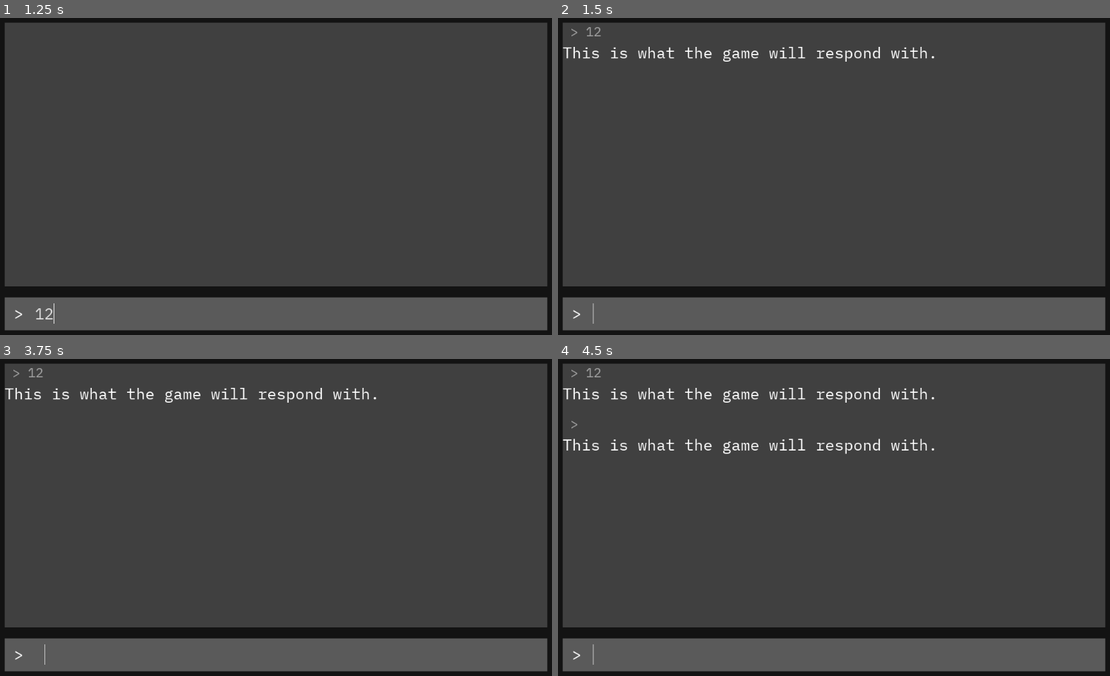
Above: before the commit, frames 1-4 (two rows, left to right).
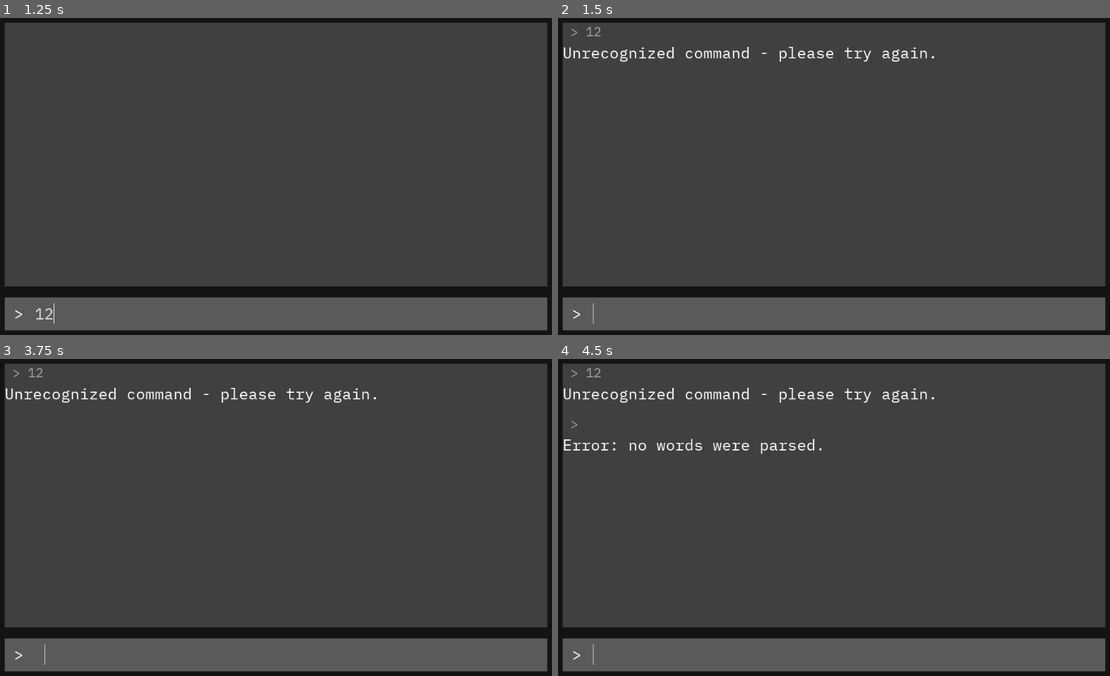
Above: after the commit, the same moments.

Repository: jgrimes10/text-adventure-tutorial
Game: Godot game, scene res://Game.tscn
Same seed, same stepped clock (60 frames per second), same inputs: the game is played once before the commit and once after it.
Inputs (mouse positions are in pixels of both pictures, inside the frame that each line leads up to):
- Up to frame 1 (1.25 s): click (292, 312) at 0.52 s; type "12" at 0.6 s
- Up to frame 2 (1.5 s): tap Enter at 1.25 s
- Up to frame 3 (3.75 s): tap Space at 3.5 s
- Up to frame 4 (4.5 s): tap Enter at 4.25 s

Frame 1 is identical in both runs. In frame 2, 0.9% of the frame differs, in the area x 0-66%, y 9-14%; in frame 3, 0.9%; in frame 4, 1.8%, in the area x 0-69%, y 9-30%.

Commit message:
Add the CommandProcessor to parse text. Add the ability to type in the Go and Help command.

Diff:
--- /dev/null
+++ b/CommandProcessor.gd
@@ -0,0 +1,35 @@
+extends Node
+
+
+func process_command(input: String) -> String:
+	# Split up the input into separate words
+	var words = input.split(" ", false, 0)
+	# If there are no words:
+	if words.size() == 0:
+		return "Error: no words were parsed."
+
+	# Get the first word
+	var first_word = words[0].to_lower()
+	var second_word = ""
+	# If there are at least two words
+	if words.size() > 1:
+		second_word = words[1].to_lower()
+
+	match first_word:
+		"go":
+			return go(second_word)
+		"help":
+			return help()
+		_:
+			return "Unrecognized command - please try again."
+
+
+func go(second_word: String) -> String:
+	# If the second word is an empty string, error
+	if second_word.empty():
+		return "Go where?"
+	return "You go %s" % second_word
+
+
+func help() -> String:
+	return "You can use these commands: go [location], help"
--- a/Game.gd
+++ b/Game.gd
@@ -9,6 +9,8 @@
 # before the game starts "forgetting" the older lines
 export (int) var max_lines_remembered := 30
 
+# Grab the CommandProcessor so we can use it
+onready var command_processor = $CommandProcessor
 # Grab the history_rows node so we can make the new InputReponse
 # scenes children of it
 onready var history_rows = $Background/MarginContainer/Rows/GameInfo/Scroll/HistoryRows
@@ -44,11 +46,17 @@
 	# Create an instance of the InputResponse scene when
 	# text is entered
 	var input_response = InputResponse.instance()
+	# Send the text to be processed
+	var response = command_processor.process_command(new_text)
 	# Set the text for the newly created input_response to show in the GameInfo
-	input_response.set_text(new_text, "This is what the game will respond with.")
+	input_response.set_text(new_text, response)
 	# Add the InputResponse as a child of the history_rows node
 	history_rows.add_child(input_response)
 
+	delete_history_beyond_limit()
+
+
+func delete_history_beyond_limit() -> void:
 	# Check if there are more rows than the maximum amount of rows allowed
 	if history_rows.get_child_count() > max_lines_remembered:
 		# Figure out the number of rows over the maximum allowed
--- a/Game.tscn
+++ b/Game.tscn
@@ -1,8 +1,9 @@
-[gd_scene load_steps=9 format=2]
+[gd_scene load_steps=10 format=2]
 
 [ext_resource path="res://Input.gd" type="Script" id=1]
 [ext_resource path="res://fonts/font_resources/plex_mono_28.tres" type="DynamicFont" id=2]
 [ext_resource path="res://Game.gd" type="Script" id=3]
+[ext_resource path="res://CommandProcessor.gd" type="Script" id=4]
 
 [sub_resource type="StyleBoxFlat" id=1]
 bg_color = Color( 0.0784314, 0.0784314, 0.0784314, 1 )
@@ -24,6 +25,9 @@
 __meta__ = {
 "_edit_use_anchors_": false
 }
+
+[node name="CommandProcessor" type="Node" parent="."]
+script = ExtResource( 4 )
 
 [node name="Background" type="PanelContainer" parent="."]
 anchor_right = 1.0
